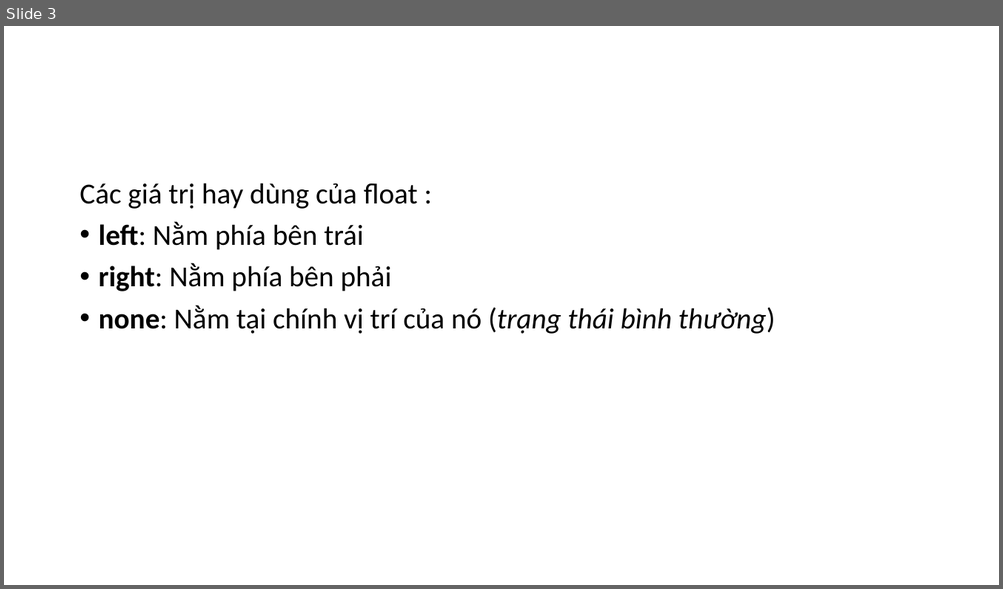
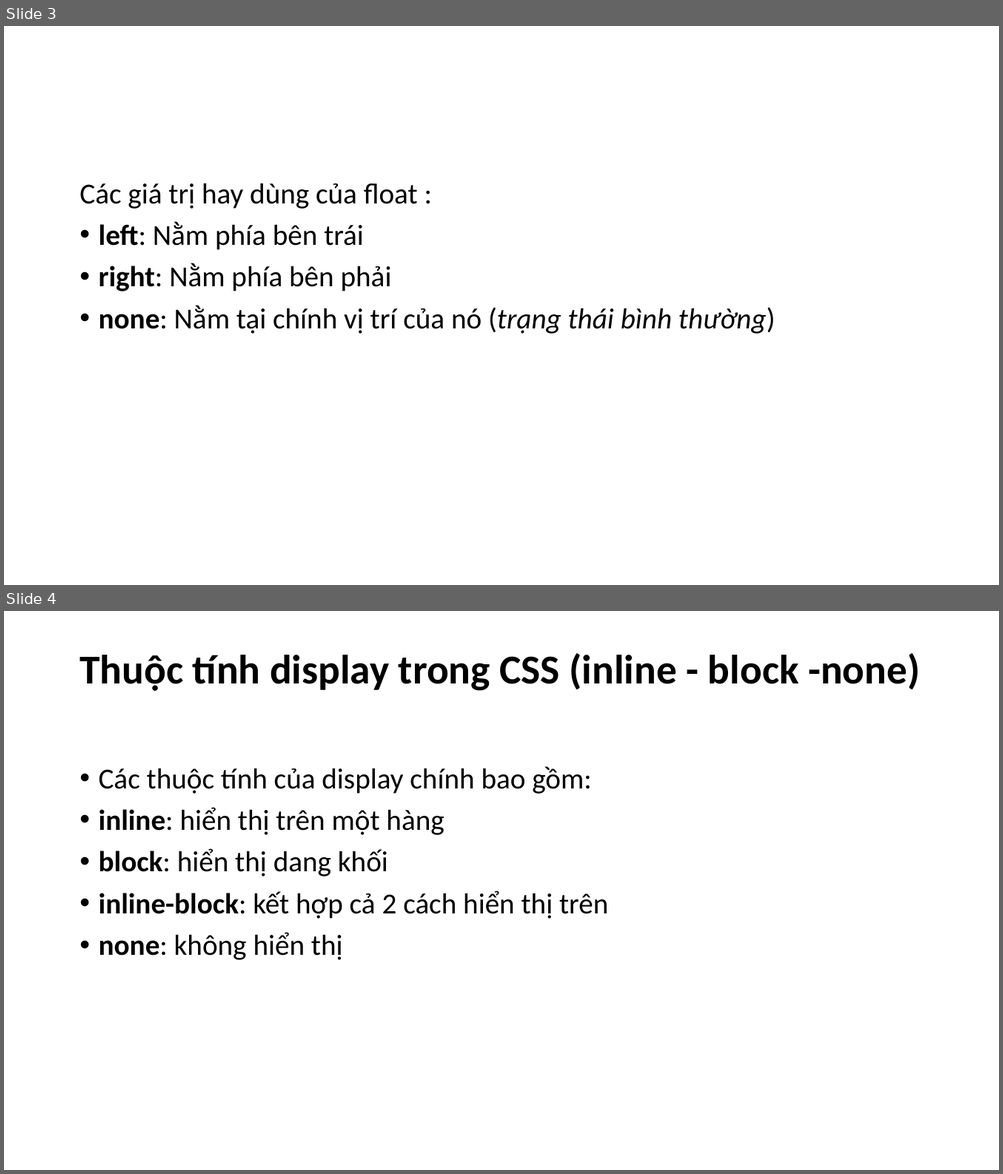
Before and after one commit to hoanghiep8921/ljava1909, a slide deck: slide/Layout.pptx. Shown one above the other, each under a label of ours: slide 3 before the commit, slides 3 and 4 after it. The pictures are 1003x589 and 1003x1174 pixels, drawn with LibreOffice and Linux fonts; fonts in the diff are those of the drawing. Boxes give left, top, right and bottom in pixels: in the first picture for what was removed or moved away, otherwise in the second. Text is boxed around its words. In the diff, an @@ line names an element or a change of style, - is before the commit and + after.

```diff
--- a/slide/Layout.pptx
+++ b/slide/Layout.pptx
@@ slide 4 added at [4,611,999,1170], background #FFFFFF @@
@@ title added at [79,653,919,691], 39.6 pt, text #000000, bold @@
+Thuộc tính display trong CSS (inline - block -none)
@@ text added at [99,766,608,960], 28 pt, text #000000 @@
+• Các thuộc tính của display chính bao gồm:
+• inline: hiển thị trên một hàng
+• block: hiển thị dang khối
+• inline-block: kết hợp cả 2 cách hiển thị trên
+• none: không hiển thị
```
Also in this commit, not shown: 5 other slides added, 2 slides removed, 7 other files.
